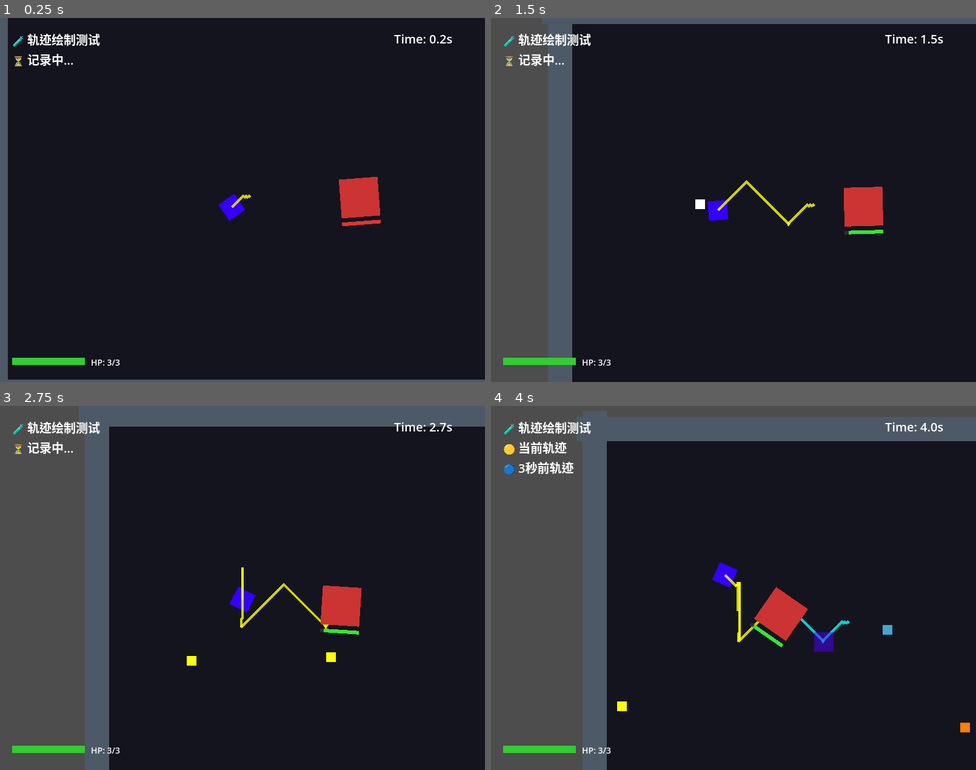
Above: before the commit, frames 1-4 (two rows, left to right).
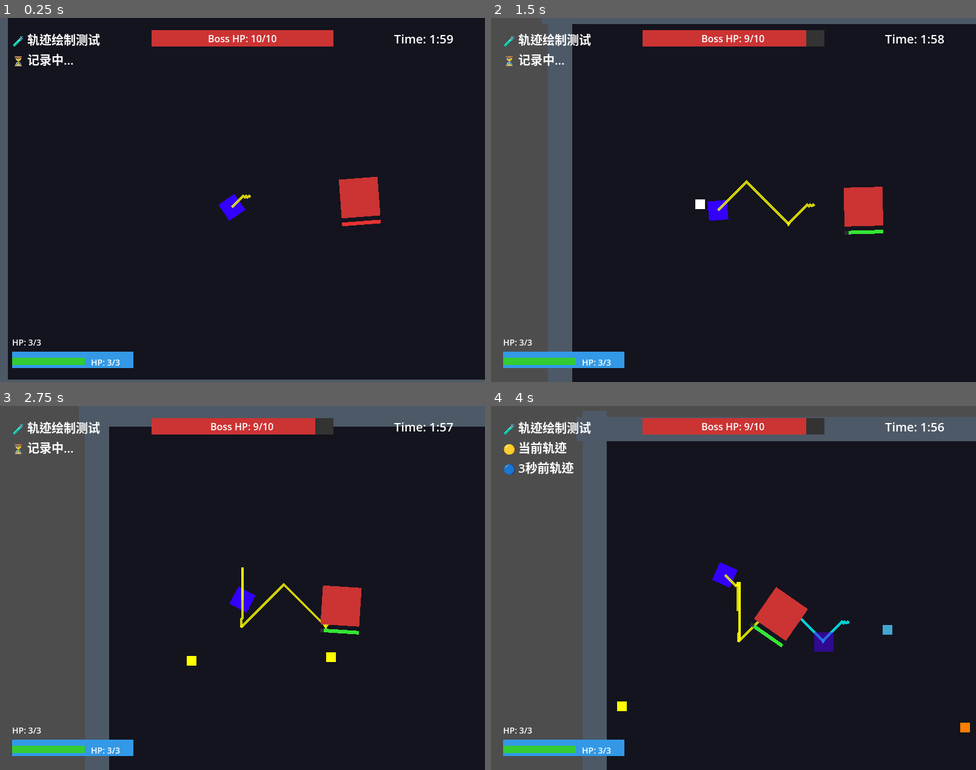
Above: after the commit, the same moments.

Repository: sdotyxz/temporal-echo
Game: Godot game, scene res://scenes/game.tscn
The game is run twice, just before and just after one commit, with the same random seed, the same clock (stepped at 60 frames per second) and the same inputs.
Inputs (mouse positions are in pixels of both pictures, inside the frame that each line leads up to):
- Up to frame 1 (0.25 s): no input
- Up to frame 2 (1.5 s): move the mouse to (840, 181) at 0.52 s; hold D (move_right) 0.53-1.28 s; right-click (840, 181) at 0.6 s; move the mouse to (636, 218) at 1.27 s; hold S (move_down) from 1.28 s (still down); click (636, 218) at 1.35 s
- Up to frame 3 (2.75 s): move the mouse to (291, 507) at 2.02 s; release S (move_down) at 2.03 s; hold D (move_right) from 2.03 s (still down); right-click (291, 507) at 2.1 s
- Up to frame 4 (4 s): move the mouse to (709, 660) at 2.77 s; release D (move_right) at 2.78 s; hold W (move_up) 2.78-3.53 s; click (709, 660) at 2.85 s; move the mouse to (879, 642) at 3.52 s; hold A (move_left) from 3.53 s (still down); right-click (879, 642) at 3.6 s

The runs differ from the first frame. In frame 1, 2.6% of the frame differs, in the area x 2-94%, y 3-97%; in frame 2, 2.6%; in frame 3, 2.6%; in frame 4, 2.6%.

Commit message:
feat(3.4): 实现UI/HUD系统 - Boss/玩家血条 + 2分钟倒计时

Diff:
--- a/src/ai_echo_test.gd
+++ b/src/ai_echo_test.gd
@@ -62,7 +62,10 @@
 			if error == OK:
 				var data = json.get_data()
 				round_count = data.get("round_count", 0)
-				results = data.get("results", [])
+				var loaded_results = data.get("results", [])
+				results.clear()
+				for r in loaded_results:
+					results.append(r)
 				print("📂 加载之前数据: %d局完成" % round_count)
 
 func _save_data():
--- a/src/game_manager.gd
+++ b/src/game_manager.gd
@@ -4,19 +4,26 @@
 
 var state: GameState = GameState.PLAYING
 var game_timer: float = 0.0
+const GAME_DURATION: float = 120.0  # 2分钟倒计时
 
 @onready var victory_screen: Control
 @onready var game_over_screen: Control
 @onready var game_timer_label: Label
+@onready var boss_health_bar: ProgressBar
+@onready var player_health_bar: ProgressBar
+@onready var boss_hp_label: Label
+@onready var player_hp_label: Label
 
 func _ready():
 	print("🎮 游戏管理器启动")
 	_create_ui()
+	_create_hud()
 
 func _process(delta: float) -> void:
 	if state == GameState.PLAYING:
 		game_timer += delta
 		_update_timer_display()
+		_update_hud()
 
 func _create_ui():
 	# 创建 UI CanvasLayer
@@ -109,9 +116,100 @@
 
 	return screen
 
+func _create_hud():
+	# HUD CanvasLayer
+	var hud_canvas = CanvasLayer.new()
+	hud_canvas.name = "HUDLayer"
+	add_child(hud_canvas)
+
+	# Boss血条背景
+	var boss_bar_bg = ColorRect.new()
+	boss_bar_bg.name = "BossBarBg"
+	boss_bar_bg.color = Color(0.2, 0.2, 0.2, 0.8)
+	boss_bar_bg.position = Vector2(250, 20)
+	boss_bar_bg.size = Vector2(300, 25)
+	hud_canvas.add_child(boss_bar_bg)
+
+	# Boss血条
+	boss_health_bar = ProgressBar.new()
+	boss_health_bar.name = "BossHealthBar"
+	boss_health_bar.position = Vector2(250, 20)
+	boss_health_bar.size = Vector2(300, 25)
+	boss_health_bar.max_value = 10
+	boss_health_bar.value = 10
+	boss_health_bar.show_percentage = false
+	# 样式化
+	var boss_style = StyleBoxFlat.new()
+	boss_style.bg_color = Color(0.8, 0.2, 0.2)
+	boss_health_bar.add_theme_stylebox_override("fill", boss_style)
+	var boss_bg_style = StyleBoxFlat.new()
+	boss_bg_style.bg_color = Color(0.2, 0.2, 0.2)
+	boss_health_bar.add_theme_stylebox_override("background", boss_bg_style)
+	hud_canvas.add_child(boss_health_bar)
+
+	# Boss HP标签
+	boss_hp_label = Label.new()
+	boss_hp_label.name = "BossHPLabel"
+	boss_hp_label.text = "Boss HP: 10/10"
+	boss_hp_label.add_theme_font_size_override("font_size", 16)
+	boss_hp_label.horizontal_alignment = HORIZONTAL_ALIGNMENT_CENTER
+	boss_hp_label.position = Vector2(250, 22)
+	boss_hp_label.size = Vector2(300, 20)
+	hud_canvas.add_child(boss_hp_label)
+
+	# 玩家血条背景
+	var player_bar_bg = ColorRect.new()
+	player_bar_bg.name = "PlayerBarBg"
+	player_bar_bg.color = Color(0.2, 0.2, 0.2, 0.8)
+	player_bar_bg.position = Vector2(20, 550)
+	player_bar_bg.size = Vector2(200, 20)
+	hud_canvas.add_child(player_bar_bg)
+
+	# 玩家血条
+	player_health_bar = ProgressBar.new()
+	player_health_bar.name = "PlayerHealthBar"
+	player_health_bar.position = Vector2(20, 550)
+	player_health_bar.size = Vector2(200, 20)
+	player_health_bar.max_value = 3
+	player_health_bar.value = 3
+	player_health_bar.show_percentage = false
+	# 样式化
+	var player_style = StyleBoxFlat.new()
+	player_style.bg_color = Color(0.2, 0.6, 0.9)
+	player_health_bar.add_theme_stylebox_override("fill", player_style)
+	var player_bg_style = StyleBoxFlat.new()
+	player_bg_style.bg_color = Color(0.2, 0.2, 0.2)
+	player_health_bar.add_theme_stylebox_override("background", player_bg_style)
+	hud_canvas.add_child(player_health_bar)
+
+	# 玩家HP标签
+	player_hp_label = Label.new()
+	player_hp_label.name = "PlayerHPLabel"
+	player_hp_label.text = "HP: 3/3"
+	player_hp_label.add_theme_font_size_override("font_size", 14)
+	player_hp_label.position = Vector2(20, 525)
+	player_hp_label.size = Vector2(200, 20)
+	hud_canvas.add_child(player_hp_label)
+
 func _update_timer_display():
 	if game_timer_label:
-		game_timer_label.text = "Time: %.1fs" % game_timer
+		var remaining = max(0, GAME_DURATION - game_timer)
+		var minutes = int(remaining) / 60
+		var seconds = int(remaining) % 60
+		game_timer_label.text = "Time: %d:%02d" % [minutes, seconds]
+
+func _update_hud():
+	# 更新Boss血条
+	var boss = get_tree().get_first_node_in_group("boss")
+	if boss and boss_health_bar:
+		boss_health_bar.value = boss.hp
+		boss_hp_label.text = "Boss HP: %d/%d" % [boss.hp, boss.MAX_HP]
+
+	# 更新玩家血条
+	var player = get_tree().get_first_node_in_group("player")
+	if player and player_health_bar:
+		player_health_bar.value = player.hp
+		player_hp_label.text = "HP: %d/%d" % [player.hp, player.MAX_HP]
 
 func trigger_victory() -> void:
 	if state != GameState.PLAYING:
Not shown, changed: openspec/changes/core-gameplay/tasks.md
